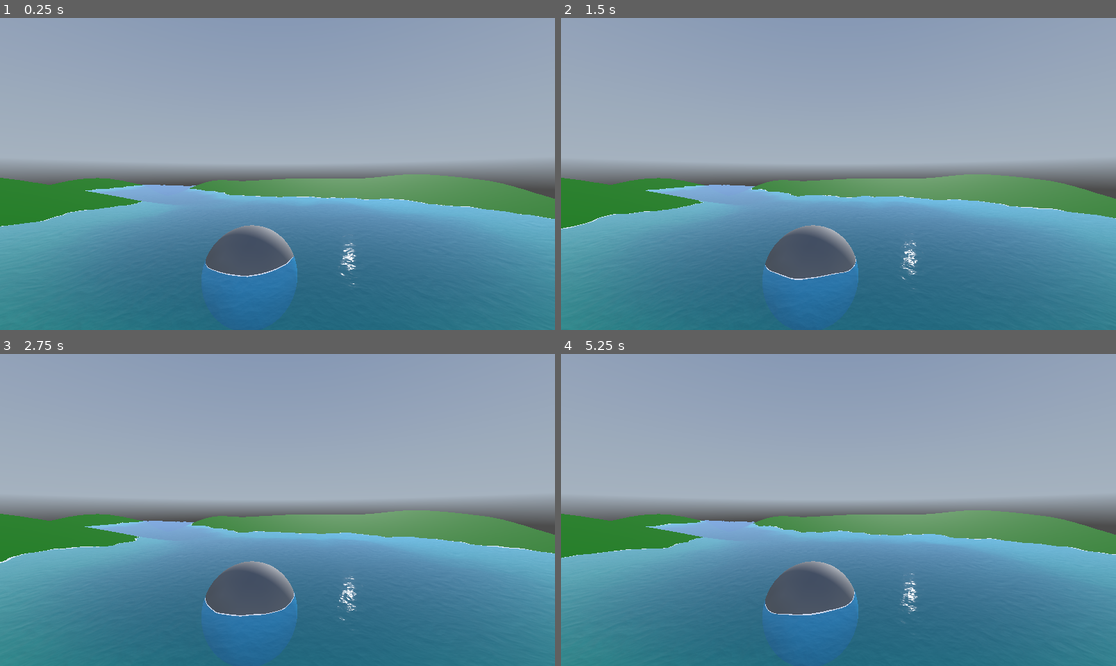
Above: before the commit, frames 1-4 (two rows, left to right).
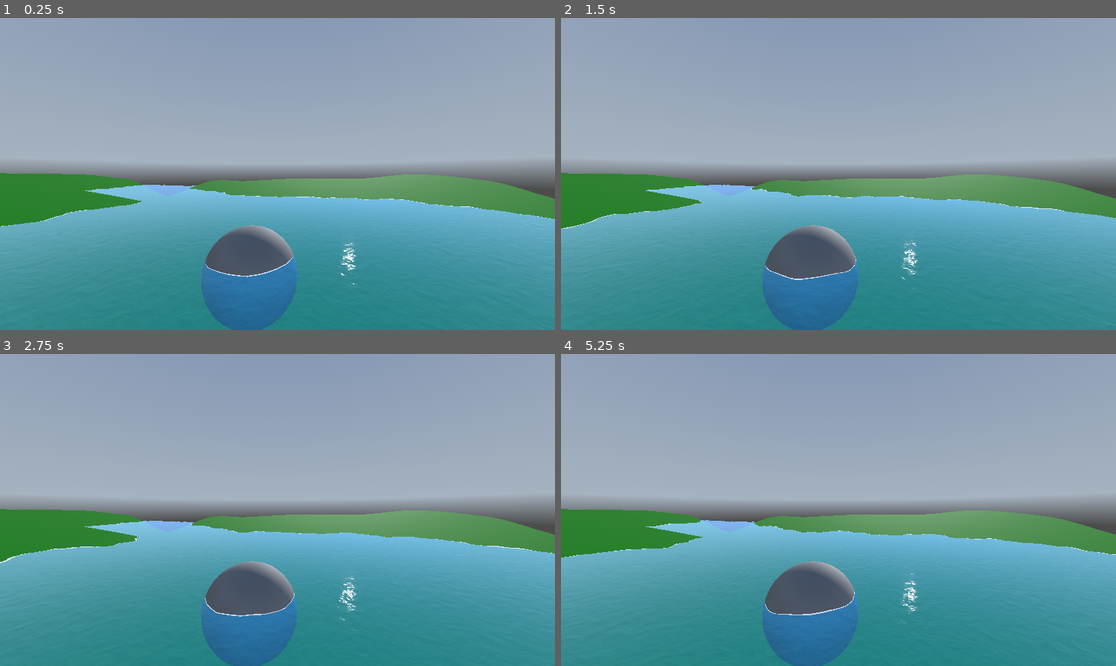
Above: after the commit, the same moments.

Repository: geowarin/WaterShader
Game: Godot game, scene res://Scenes/Map.tscn
Same seed, same stepped clock (60 frames per second), same inputs: the game is played once before the commit and once after it. The project has no main scene, so this scene is started directly. A sky picture missing from this copy of the repository is replaced by a grey-blue gradient.
Inputs:
- Up to frame 1 (0.25 s): no input
- Up to frame 2 (1.5 s): no input
- Up to frame 3 (2.75 s): no input
- Up to frame 4 (5.25 s): no input

The runs differ from the first frame. In frame 1, 13% of the frame differs, in the area x 0-83%, y 49-100%; in frame 2, 13%, in the area x 0-82%, y 49-100%; in frame 3, 13%; in frame 4, 13%.
Error after the commit: Parse Error: Function "Vcoector2()" not found in base self. (res://Scenes/water_plane.gd:13)

Commit message:
create a waterplane class

Diff:
--- a/Scenes/Map.tscn
+++ b/Scenes/Map.tscn
@@ -1,8 +1,25 @@
-[gd_scene load_steps=12 format=3 uid="uid://c2cn81exi4yqx"]
+[gd_scene load_steps=15 format=3 uid="uid://c2cn81exi4yqx"]
 
 [ext_resource type="PackedScene" uid="uid://b35mxcc3d74di" path="res://Scenes/WaterPlane.tscn" id="1_8u2yh"]
 [ext_resource type="Shader" uid="uid://bgakt42j7j2on" path="res://Shaders/Terrain.gdshader" id="1_italc"]
+[ext_resource type="Material" uid="uid://c3mh5p2w5s8g7" path="res://Shaders/Water.tres" id="3_qumfl"]
 [ext_resource type="Texture2D" uid="uid://b67a4e66obqlx" path="res://Shaders/AllSkyFree_Sky_EpicBlueSunset_Equirect.png" id="3_y2d7a"]
+[ext_resource type="Script" uid="uid://cjvh266rl0j7j" path="res://Scenes/water_plane.gd" id="4_r08cw"]
+
+[sub_resource type="SphereMesh" id="SphereMesh_cusnu"]
+
+[sub_resource type="PanoramaSkyMaterial" id="PanoramaSkyMaterial_k7sfj"]
+panorama = ExtResource("3_y2d7a")
+
+[sub_resource type="Sky" id="Sky_2p17s"]
+sky_material = SubResource("PanoramaSkyMaterial_k7sfj")
+
+[sub_resource type="Environment" id="Environment_a76v2"]
+background_mode = 2
+sky = SubResource("Sky_2p17s")
+ambient_light_source = 3
+reflected_light_source = 2
+volumetric_fog_density = 0.0
 
 [sub_resource type="QuadMesh" id="QuadMesh_bnxbg"]
 size = Vector2(20, 20)
@@ -26,35 +43,14 @@
 shader_parameter/noise_scale = 50.0
 shader_parameter/height_scale = 2.429
 
-[sub_resource type="SphereMesh" id="SphereMesh_cusnu"]
-
-[sub_resource type="PanoramaSkyMaterial" id="PanoramaSkyMaterial_k7sfj"]
-panorama = ExtResource("3_y2d7a")
-
-[sub_resource type="Sky" id="Sky_2p17s"]
-sky_material = SubResource("PanoramaSkyMaterial_k7sfj")
-
-[sub_resource type="Environment" id="Environment_a76v2"]
-background_mode = 2
-sky = SubResource("Sky_2p17s")
-ambient_light_source = 3
-reflected_light_source = 2
-volumetric_fog_density = 0.0
+[sub_resource type="PlaneMesh" id="PlaneMesh_r08cw"]
+size = Vector2(1, 1)
 
 [node name="Node3D" type="Node3D"]
 transform = Transform3D(0.999997, 0.00183603, 0.00135851, -0.00183804, 0.999997, 0.00148084, -0.0013558, -0.00148333, 0.999998, 0, 0, 0)
 
 [node name="Camera3D" type="Camera3D" parent="."]
 transform = Transform3D(-0.943025, -0.00307868, -0.332709, -0.00406404, 0.999989, 0.00226579, 0.332699, 0.00348884, -0.943027, -5.72553, 0.958037, -1.96375)
-
-[node name="Terrain" type="MeshInstance3D" parent="."]
-transform = Transform3D(1, 6.13909e-12, 2.32831e-10, -2.03954e-10, 1, 0, 0, 0, 1, 0.00143895, -1.28867, -0.0011593)
-mesh = SubResource("QuadMesh_bnxbg")
-skeleton = NodePath("../DirectionalLight3D")
-surface_material_override/0 = SubResource("ShaderMaterial_q4a22")
-
-[node name="Water" parent="." instance=ExtResource("1_8u2yh")]
-transform = Transform3D(20, 0, 0, 0, 1, 0, 0, 0, 20, 0, 0, 0)
 
 [node name="DirectionalLight3D" type="DirectionalLight3D" parent="."]
 transform = Transform3D(1, 3.81607e-05, -2.44179e-05, -2.66023e-05, 0.93082, 0.365478, 3.66836e-05, -0.365478, 0.93082, -2.55382, 3.50696, 1.39698e-09)
@@ -65,3 +61,32 @@
 
 [node name="WorldEnvironment" type="WorldEnvironment" parent="."]
 environment = SubResource("Environment_a76v2")
+
+[node name="toto" type="Node3D" parent="."]
+transform = Transform3D(1, 6.13909e-12, 2.32831e-10, -2.03954e-10, 1, 0, 0, 0, 1, 20.0018, -0.999997, -0.00148084)
+
+[node name="Terrain2" type="MeshInstance3D" parent="toto"]
+transform = Transform3D(1, 6.59384e-12, 5.82077e-10, -5.532e-10, 1, 0, 0, 0, 1, -0.00174141, -0.340169, 0.00140507)
+mesh = SubResource("QuadMesh_bnxbg")
+surface_material_override/0 = SubResource("ShaderMaterial_q4a22")
+
+[node name="WaterPlane" type="MeshInstance3D" parent="toto"]
+transform = Transform3D(20, 6.59384e-12, -1.86265e-09, 1.09139e-10, 1, -1.86265e-09, 0, 0, 20, -0.00184441, 1.00351, 0.00148603)
+mesh = SubResource("PlaneMesh_r08cw")
+surface_material_override/0 = ExtResource("3_qumfl")
+script = ExtResource("4_r08cw")
+size = Vector2i(20, 20)
+metadata/_custom_type_script = "uid://cjvh266rl0j7j"
+
+[node name="example" type="Node3D" parent="."]
+
+[node name="Terrain" type="MeshInstance3D" parent="example"]
+transform = Transform3D(1, 6.13909e-12, 4.65661e-10, -4.36785e-10, 1, 0, 0, 0, 1, 0.00143895, -1.28867, -0.0011593)
+mesh = SubResource("QuadMesh_bnxbg")
+surface_material_override/0 = SubResource("ShaderMaterial_q4a22")
+
+[node name="Water" parent="example" instance=ExtResource("1_8u2yh")]
+transform = Transform3D(20, 6.13909e-12, 0, 1.09139e-10, 1, -1.86265e-09, 0, 0, 20, 0, 0, 0)
+skeleton = NodePath("../..")
+script = ExtResource("4_r08cw")
+size = Vector2i(20, 20)
--- /dev/null
+++ b/Scenes/map.gd
@@ -0,0 +1 @@
+extends Node3D
--- /dev/null
+++ b/Scenes/water_plane.gd
@@ -0,0 +1,28 @@
+@tool
+extends MeshInstance3D
+class_name WaterPlane
+
+var _mat: ShaderMaterial = preload("uid://c3mh5p2w5s8g7")
+var _normal: NoiseTexture2D = preload("uid://gq8n64t6y4go")
+var _wave_noise: NoiseTexture2D = preload("uid://dhkuuan5kku8y")
+
+
+func _ready() -> void:
+    if Engine.is_editor_hint() && mesh == null:
+        mesh = PlaneMesh.new()
+        mesh.size = Vcoector2(1, 1)
+        set_surface_override_material(0, _mat)
+        _mat.set_shader_parameter(&"wave", _wave_noise)
+        _mat.set_shader_parameter(&"texture_normal", _normal)
+        _mat.set_shader_parameter(&"texture_normal2", _normal)
+
+@export var size := Vector2i(1, 1):
+    set(value):
+        size = value
+        subdivize()
+
+func subdivize() -> void:
+    scale = Vector3(size.x, 1, size.y)
+    mesh.size = Vector2(1, 1)
+    mesh.subdivize_width = size.x * size.x
+    mesh.subdivize_depth = size.y * size.y
--- a/Shaders/Water.gdshader
+++ b/Shaders/Water.gdshader
@@ -1,27 +1,27 @@
 shader_type spatial;
 
-uniform vec3 albedo : source_color;
-uniform vec3 albedo2 : source_color;
+uniform vec3 albedo : source_color = vec3(0.0, 0.322, 0.431);
+uniform vec3 albedo2 : source_color = vec3(0.0, 0.475, 0.765);
 uniform float metallic : hint_range(0.0, 1.0) = 0;
 uniform float roughness : hint_range(0.0, 1.0) = 0.02;
 uniform sampler2D wave;
 uniform sampler2D texture_normal;
 uniform sampler2D texture_normal2;
-uniform vec2 wave_direction = vec2(2.0,0.0); // Direction of wave 1
+uniform vec2 wave_direction = vec2(0.0,1.0); // Direction of wave 1
 uniform vec2 wave_direction2 = vec2(0.0,1.0); // Direction of wave 2
 uniform float time_scale : hint_range(0.0, 0.2, 0.005) = 0.025; // Rate of movement multiplied by TIME
 uniform float noise_scale = 10.0;
 uniform float height_scale = 0.15;
 
-uniform vec4 color_deep : source_color; // Deep depth color
-uniform vec4 color_shallow : source_color; // Shallow depth color
+uniform vec4 color_deep : source_color = vec4(0.106, 0.294, 0.329, 1.); // Deep depth color
+uniform vec4 color_shallow : source_color = vec4(0.0, 0.553, 0.651, 1.); // Shallow depth color
 uniform float beers_law = 2.0; // Beer's law application
 uniform float depth_offset = -0.75; // Offset
 
 uniform float edge_scale = 0.1;
 uniform float near = 1.0;
 uniform float far = 100.0;
-uniform vec3 edge_color : source_color;
+uniform vec3 edge_color : source_color = vec3(1., 1., 1.);
 
 // Varying variables
 varying float height;
@@ -48,19 +48,19 @@
 
 void fragment() {
 	// Depth variables and calc
-	float depth_texture = texture(DEPTH_TEXTURE, SCREEN_UV).r * 2.0 - 1.0;
-	float depth = PROJECTION_MATRIX[3][2] / (depth_texture + PROJECTION_MATRIX[2][2]);
-	float depth_blend = exp((depth+VERTEX.z + depth_offset) * -beers_law);
+	//float depth_texture = texture(DEPTH_TEXTURE, SCREEN_UV).r * 2.0 - 1.0;
+	//float depth = PROJECTION_MATRIX[3][2] / (depth_texture + PROJECTION_MATRIX[2][2]);
+	//float depth_blend = exp((depth+VERTEX.z + depth_offset) * -beers_law);
+	//depth_blend = clamp(1.0 - depth_blend, 0.0, 1.0);
+	//float depth_blend_power = clamp(pow(depth_blend, 2.5), 0.0, 1.0);
+
+	float depth_texture = texture(DEPTH_TEXTURE, SCREEN_UV).x;
+	vec3 ndc = vec3(SCREEN_UV, depth_texture);
+	vec4 view = INV_PROJECTION_MATRIX * vec4(ndc, 1.0);
+	//view.xyz /= view.w;
+	float depth_blend = exp((-view.z+VERTEX.z + depth_offset) * -beers_law);
 	depth_blend = clamp(1.0 - depth_blend, 0.0, 1.0);
 	float depth_blend_power = clamp(pow(depth_blend, 2.5), 0.0, 1.0);
-
-	//float depth_texture = texture(DEPTH_TEXTURE, SCREEN_UV).x;
-	//vec3 ndc = vec3(SCREEN_UV * 2.0 - 1.0, depth_texture);
-	//vec4 view = INV_PROJECTION_MATRIX * vec4(ndc, 1.0);
-	//view.xyz /= view.w;
-	//float depth_blend = exp((-view.z+VERTEX.z + depth_offset) * -beers_law);
-	//depth_blend = clamp(1.0 - depth_blend, 0.0, 1.0);
-	//float depth_blend_power = clamp(pow(depth_blend, 2.5), 0.0, 1.0);
 
 
 	// Retrieving depth color and applying the deep and shallow colors
--- a/Shaders/Water.tres
+++ b/Shaders/Water.tres
@@ -1,22 +1,17 @@
-[gd_resource type="ShaderMaterial" load_steps=5 format=3 uid="uid://c3mh5p2w5s8g7"]
+[gd_resource type="ShaderMaterial" load_steps=4 format=3 uid="uid://c3mh5p2w5s8g7"]
 
 [ext_resource type="Shader" uid="uid://bnwyfscttu28s" path="res://Shaders/Water.gdshader" id="1_wq4uc"]
 [ext_resource type="Texture2D" uid="uid://gq8n64t6y4go" path="res://Shaders/WaterPlaneNormal.tres" id="2_24cl4"]
-
-[sub_resource type="FastNoiseLite" id="FastNoiseLite_aggf3"]
-
-[sub_resource type="NoiseTexture2D" id="NoiseTexture2D_qniod"]
-seamless = true
-noise = SubResource("FastNoiseLite_aggf3")
+[ext_resource type="Texture2D" uid="uid://dhkuuan5kku8y" path="res://Shaders/wave.tres" id="3_vbcj7"]
 
 [resource]
 render_priority = 0
 shader = ExtResource("1_wq4uc")
-shader_parameter/albedo = Color(0, 0.321569, 0.431373, 1)
-shader_parameter/albedo2 = Color(0, 0.47451, 0.764706, 1)
+shader_parameter/albedo = Color(0, 0.322, 0.431, 1)
+shader_parameter/albedo2 = Color(0, 0.475, 0.765, 1)
 shader_parameter/metallic = 0.0
 shader_parameter/roughness = 0.02
-shader_parameter/wave = SubResource("NoiseTexture2D_qniod")
+shader_parameter/wave = ExtResource("3_vbcj7")
 shader_parameter/texture_normal = ExtResource("2_24cl4")
 shader_parameter/texture_normal2 = ExtResource("2_24cl4")
 shader_parameter/wave_direction = Vector2(0, 1)
@@ -24,8 +19,8 @@
 shader_parameter/time_scale = 0.025
 shader_parameter/noise_scale = 10.0
 shader_parameter/height_scale = 0.15
-shader_parameter/color_deep = Color(0.105882, 0.294118, 0.329412, 1)
-shader_parameter/color_shallow = Color(0, 0.552941, 0.65098, 1)
+shader_parameter/color_deep = Color(0.106, 0.294, 0.329, 1)
+shader_parameter/color_shallow = Color(0, 0.553, 0.651, 1)
 shader_parameter/beers_law = 2.0
 shader_parameter/depth_offset = -0.75
 shader_parameter/edge_scale = 0.1
--- /dev/null
+++ b/Shaders/wave.tres
@@ -0,0 +1,7 @@
+[gd_resource type="NoiseTexture2D" load_steps=2 format=3 uid="uid://dhkuuan5kku8y"]
+
+[sub_resource type="FastNoiseLite" id="FastNoiseLite_aggf3"]
+
+[resource]
+seamless = true
+noise = SubResource("FastNoiseLite_aggf3")
Not shown, added: Scenes/map.gd.uid
Not shown, added: Scenes/water_plane.gd.uid
